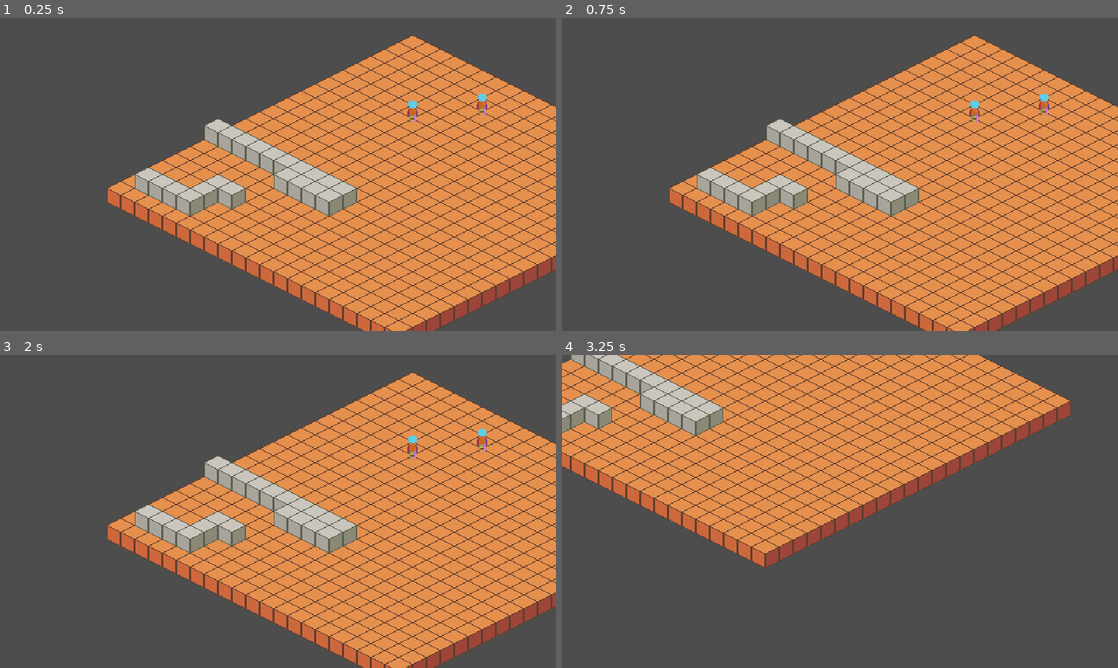
Above: before the commit, frames 1-4 (two rows, left to right).
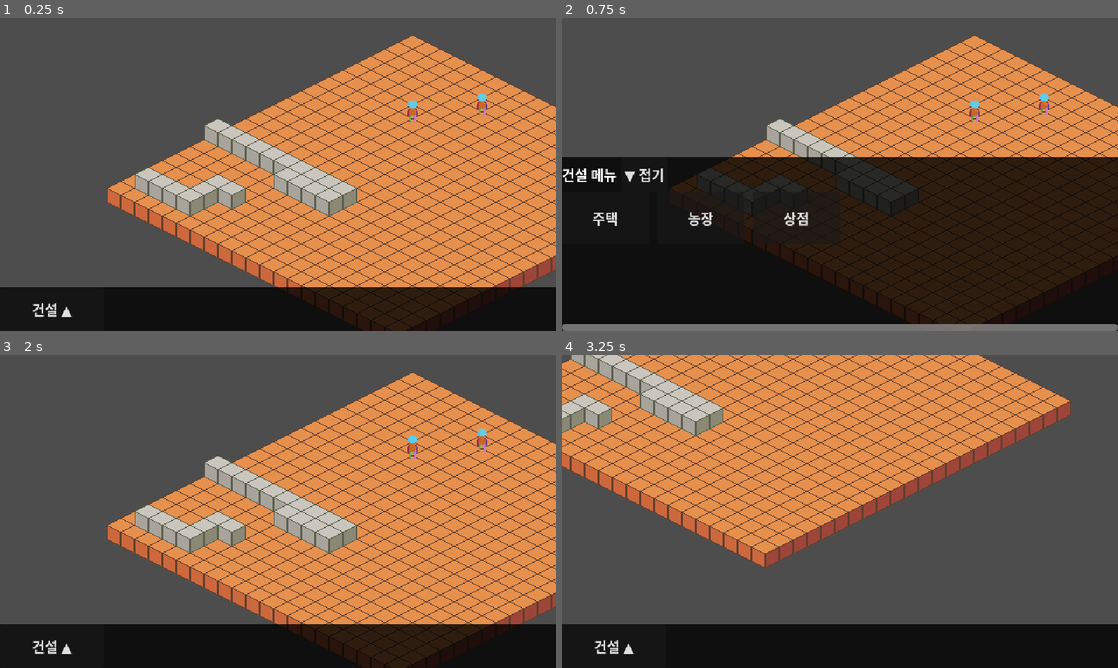
Above: after the commit, the same moments.

Repository: udonguk/godot_isometric_strategy_framework
Game: Godot game, scene res://scenes/main.tscn
The game is run twice, just before and just after one commit, with the same random seed, the same clock (stepped at 60 frames per second) and the same inputs.
Inputs (mouse positions are in pixels of both pictures, inside the frame that each line leads up to):
- Up to frame 1 (0.25 s): no input
- Up to frame 2 (0.75 s): click (612, 309) at 0.5 s, where only the run after the commit has a clickable "건설 ▲"
- Up to frame 3 (2 s): click (83, 511) at 1.25 s, where only the run after the commit has a clickable "▼ 접기"
- Up to frame 4 (3.25 s): tap Enter at 2 s; move the mouse to (962, 495) at 2.02 s; hold Right (ui_right) 2.03-2.78 s; hold Ctrl 2.03-2.78 s; click (962, 495) at 2.17 s; move the mouse to (728, 527) at 2.77 s; hold Down (ui_down) from 2.78 s (still down); tap Ctrl at 2.85 s; click (728, 527) at 2.92 s

The runs differ from the first frame. In frame 1, 14% of the frame differs, in the area x 0-100%, y 86-100%; in frame 2, 55%, in the area x 0-100%, y 44-100%; in frame 3, 14%; in frame 4, 14%.

Commit message:
feat: Phase 1 완료 - 하단 바 건설 메뉴 UI 구현
- ConstructionMenu.tscn 생성 (하단 고정 바)
  - CollapsedBar (50px) / ExpandedPanel (200px)
  - 펼침/접기 버튼으로 메뉴 제어
  - 반투명 검은색 배경

- construction_menu.gd 스크립트 작성
  - 펼침/접기 로직 구현
  - 버튼 3개 (주택, 농장, 상점) 로그 출력
  - mouse_filter 설정으로 캐릭터 선택 방해 방지

- test_map.tscn에 ConstructionMenu 추가
  - UI CanvasLayer 아래 인스턴스 추가

- 체크리스트 업데이트
  - Phase 1 모든 항목 완료 체크

🤖 Generated with [Claude Code](https://claude.com/claude-code)

Co-Authored-By: Claude Sonnet 4.5 <noreply@anthropic.com>

Diff:
--- a/scenes/maps/test_map.tscn
+++ b/scenes/maps/test_map.tscn
@@ -1,9 +1,10 @@
-[gd_scene load_steps=6 format=4 uid="uid://d1kb5y5eg0gjg"]
+[gd_scene load_steps=7 format=4 uid="uid://d1kb5y5eg0gjg"]
 
 [ext_resource type="PackedScene" uid="uid://chfukxx3gn4tp" path="res://scenes/tiles/ground_tilemaplayer.tscn" id="1_ybdod"]
 [ext_resource type="PackedScene" uid="uid://bqvuej70ij3wt" path="res://scenes/tiles/structures_tilemaplayer.tscn" id="2_2s55i"]
 [ext_resource type="Script" uid="uid://bhvy0odyl0tr" path="res://scripts/maps/test_map.gd" id="3_test_map"]
 [ext_resource type="PackedScene" uid="uid://dd7kfdh2e3nv1" path="res://scenes/camera/rts_camera_2d.tscn" id="5_a3b3n"]
+[ext_resource type="PackedScene" uid="uid://dthxpb84pgi56" path="res://scenes/ui/construction_menu.tscn" id="5_qoqmi"]
 
 [sub_resource type="NavigationPolygon" id="NavigationPolygon_38prr"]
 vertices = PackedVector2Array(144, 32, 192, 24, 208, 32, 160, 104, 144, 96, 128, 40, 176, 16, 656, 0, 672, 8, 656, 16,  …(1070 unchanged characters)…
@@ -33,3 +34,7 @@
 y_sort_enabled = true
 
 [node name="RtsCamera2D" parent="." instance=ExtResource("5_a3b3n")]
+
+[node name="UI" type="CanvasLayer" parent="."]
+
+[node name="ConstructionMenu" parent="UI" instance=ExtResource("5_qoqmi")]
--- /dev/null
+++ b/scenes/ui/construction_menu.tscn
@@ -0,0 +1,88 @@
+[gd_scene load_steps=2 format=3 uid="uid://dthxpb84pgi56"]
+
+[ext_resource type="Script" uid="uid://bn0souqjeo424" path="res://scripts/ui/construction_menu.gd" id="1_mowy1"]
+
+[node name="ConstructionMenu" type="Control"]
+layout_mode = 3
+anchors_preset = 15
+anchor_right = 1.0
+anchor_bottom = 1.0
+grow_horizontal = 2
+grow_vertical = 2
+mouse_filter = 2
+script = ExtResource("1_mowy1")
+
+[node name="CollapsedBar" type="Panel" parent="."]
+layout_mode = 1
+anchors_preset = -1
+anchor_top = 1.0
+anchor_right = 1.0
+anchor_bottom = 1.0
+offset_top = -50.0
+grow_horizontal = 2
+grow_vertical = 0
+
+[node name="ExpandButton" type="Button" parent="CollapsedBar"]
+layout_mode = 0
+offset_right = 120.0
+offset_bottom = 50.0
+text = "건설 ▲"
+
+[node name="ExpandedPanel" type="Panel" parent="."]
+visible = false
+layout_mode = 1
+anchors_preset = -1
+anchor_top = 1.0
+anchor_right = 1.0
+anchor_bottom = 1.0
+offset_top = -200.0
+grow_horizontal = 2
+grow_vertical = 0
+
+[node name="Header" type="HBoxContainer" parent="ExpandedPanel"]
+layout_mode = 1
+anchors_preset = 10
+anchor_right = 1.0
+offset_bottom = 40.0
+grow_horizontal = 2
+
+[node name="TitleLabel" type="Label" parent="ExpandedPanel/Header"]
+layout_mode = 2
+text = "건설 메뉴"
+
+[node name="CollapseButton" type="Button" parent="ExpandedPanel/Header"]
+layout_mode = 2
+text = "▼ 접기"
+
+[node name="Content" type="VBoxContainer" parent="ExpandedPanel"]
+layout_mode = 1
+anchors_preset = 15
+anchor_right = 1.0
+anchor_bottom = 1.0
+offset_top = 40.0
+grow_horizontal = 2
+grow_vertical = 2
+
+[node name="ScrollContainer" type="ScrollContainer" parent="ExpandedPanel/Content"]
+layout_mode = 2
+size_flags_vertical = 3
+horizontal_scroll_mode = 2
+
+[node name="BuildingList" type="HBoxContainer" parent="ExpandedPanel/Content/ScrollContainer"]
+layout_mode = 2
+theme_override_constants/separation = 10
+
+[node name="HouseButton" type="Button" parent="ExpandedPanel/Content/ScrollContainer/BuildingList"]
+custom_minimum_size = Vector2(100, 60)
+layout_mode = 2
+text = "주택"
+
+[node name="FarmButton" type="Button" parent="ExpandedPanel/Content/ScrollContainer/BuildingList"]
+custom_minimum_size = Vector2(100, 60)
+layout_mode = 2
+text = "농장"
+
+[node name="ShopButton" type="Button" parent="ExpandedPanel/Content/ScrollContainer/BuildingList"]
+custom_minimum_size = Vector2(100, 60)
+layout_mode = 2
+text = "상점"
--- /dev/null
+++ b/scripts/ui/construction_menu.gd
@@ -0,0 +1,73 @@
+# scripts/ui/construction_menu.gd
+extends Control
+
+# 노드 참조
+@onready var collapsed_bar: Panel = $CollapsedBar
+@onready var expanded_panel: Panel = $ExpandedPanel
+@onready var expand_button: Button = $CollapsedBar/ExpandButton
+@onready var collapse_button: Button = $ExpandedPanel/Header/CollapseButton
+
+@onready var house_button: Button = $ExpandedPanel/Content/ScrollContainer/BuildingList/HouseButton
+@onready var farm_button: Button = $ExpandedPanel/Content/ScrollContainer/BuildingList/FarmButton
+@onready var shop_button: Button = $ExpandedPanel/Content/ScrollContainer/BuildingList/ShopButton
+
+# 상태
+var is_expanded: bool = false
+
+func _ready():
+	# 배경색 설정 (반투명 검은색)
+	var style_collapsed = StyleBoxFlat.new()
+	style_collapsed.bg_color = Color(0, 0, 0, 0.8)  # 반투명 검은색
+	collapsed_bar.add_theme_stylebox_override("panel", style_collapsed)
+
+	var style_expanded = StyleBoxFlat.new()
+	style_expanded.bg_color = Color(0, 0, 0, 0.8)
+	expanded_panel.add_theme_stylebox_override("panel", style_expanded)
+
+	# 시그널 연결
+	expand_button.pressed.connect(_on_expand_button_pressed)
+	collapse_button.pressed.connect(_on_collapse_button_pressed)
+
+	house_button.pressed.connect(_on_house_button_pressed)
+	farm_button.pressed.connect(_on_farm_button_pressed)
+	shop_button.pressed.connect(_on_shop_button_pressed)
+
+	# 초기 상태: 접힘
+	_set_collapsed()
+
+	print("[Phase 1] ConstructionMenu 준비 완료 (하단 바)")
+
+# 펼치기
+func _on_expand_button_pressed():
+	_set_expanded()
+
+# 접기
+func _on_collapse_button_pressed():
+	_set_collapsed()
+
+# 상태 변경: 펼침
+func _set_expanded():
+	is_expanded = true
+	collapsed_bar.visible = false
+	expanded_panel.visible = true
+	print("[Phase 1] 메뉴 펼침")
+
+# 상태 변경: 접힘
+func _set_collapsed():
+	is_expanded = false
+	collapsed_bar.visible = true
+	expanded_panel.visible = false
+	print("[Phase 1] 메뉴 접힘")
+
+# ⭐ Resource 없이 로그만 출력!
+func _on_house_button_pressed():
+	print("[Phase 1] 주택 버튼 클릭!")
+	get_viewport().set_input_as_handled()
+
+func _on_farm_button_pressed():
+	print("[Phase 1] 농장 버튼 클릭!")
+	get_viewport().set_input_as_handled()
+
+func _on_shop_button_pressed():
+	print("[Phase 1] 상점 버튼 클릭!")
+	get_viewport().set_input_as_handled()
Not shown, added: scripts/ui/construction_menu.gd.uid
Not shown, changed: docs/construction_system_implementation_guide.md
